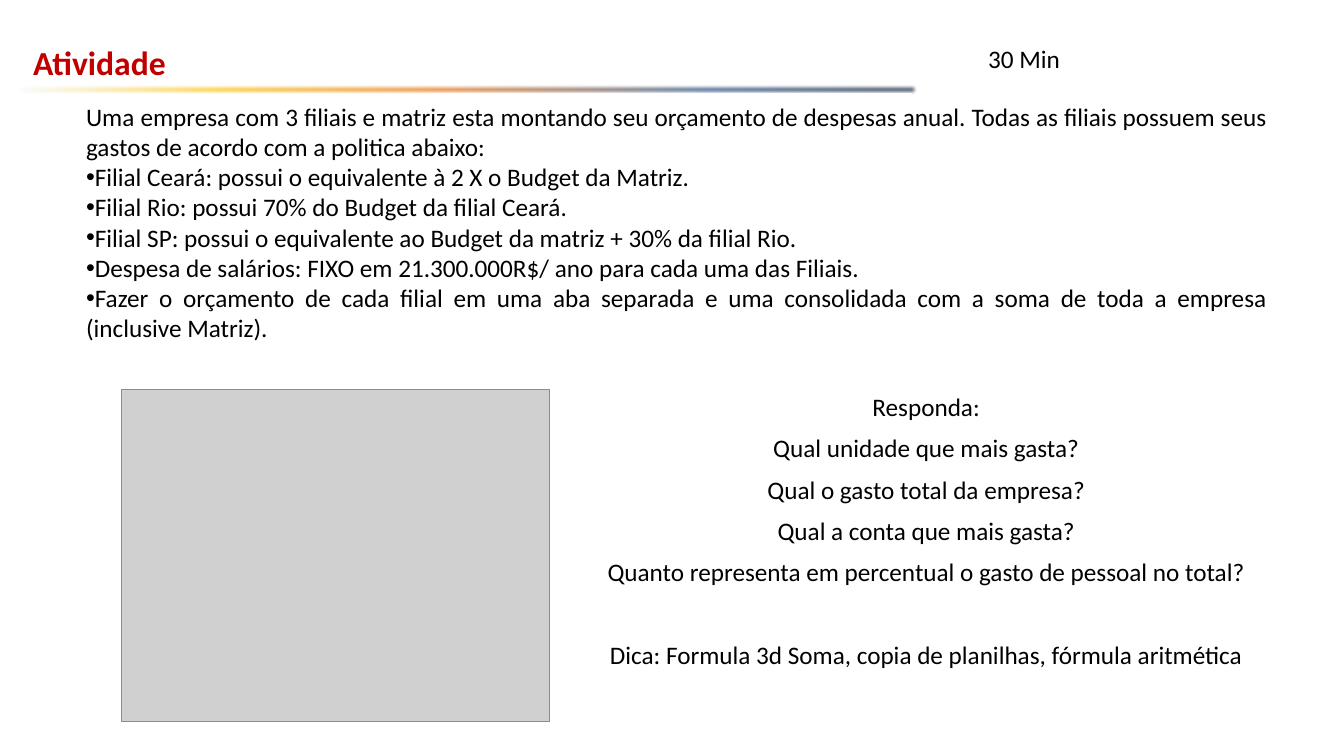
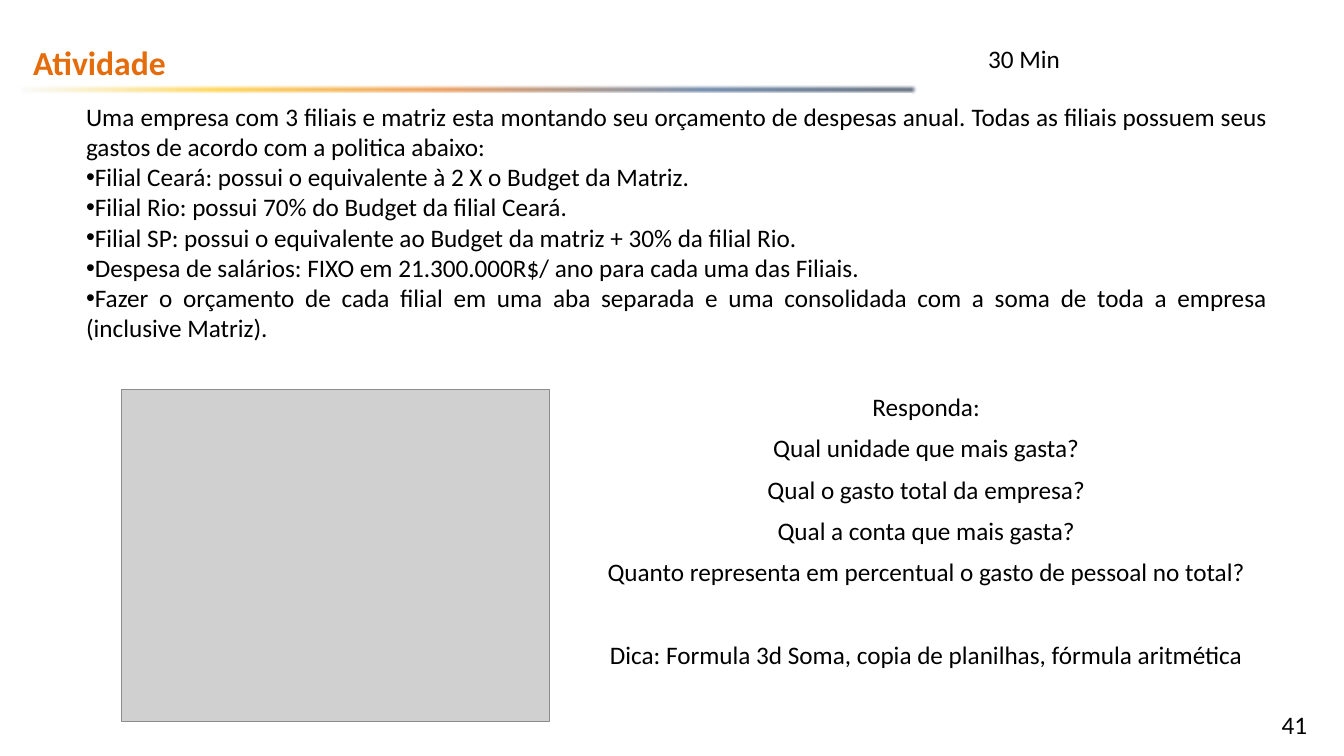
Before and after one commit to emerson-fenrir/Excel_Basico, a slide deck: slide 41 of Aula3.pptx (slide 38 before the commit). Drawn at 1344x756 pixels with LibreOffice and Linux fonts; fonts in the diff are those of the drawing; grey boxes stand for pictures; background and template pictures are left out. Boxes give left, top, right and bottom in pixels: in the first picture for what was removed or moved away, otherwise in the second. Text is boxed around its words. In the diff, an @@ line names an element or a change of style, - is before the commit and + after.

```diff
--- a/Aula3.pptx
+++ b/Aula3.pptx
@@ text "Atividade" at (33,51,166,76): text colour #C00000 to #E46C0A @@
@@ page number added at (1282,717,1308,734), 18 pt, text #000000 @@
+41
```
Also in this commit, not shown: 43 other slides changed, 3 slides added, 1 other file.
